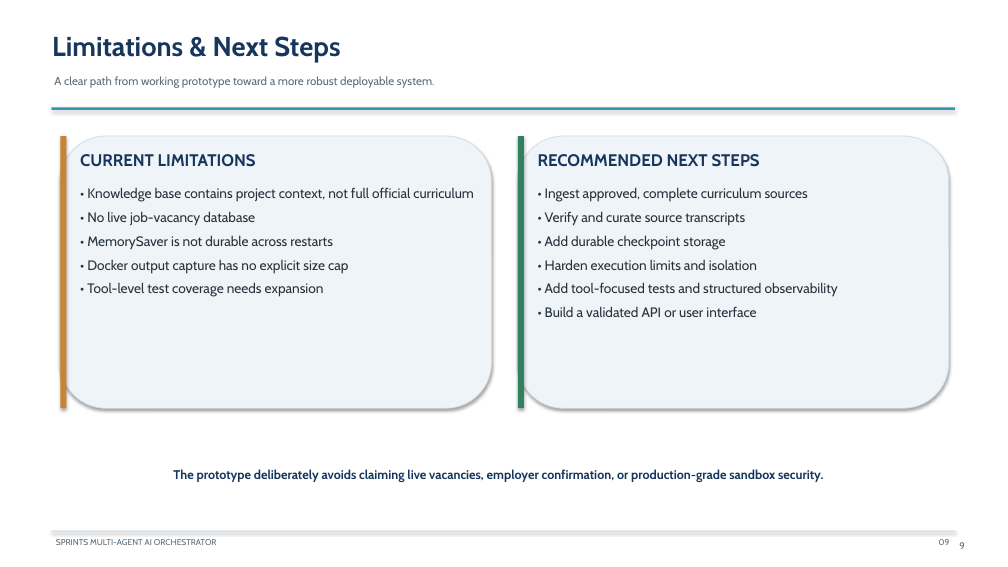
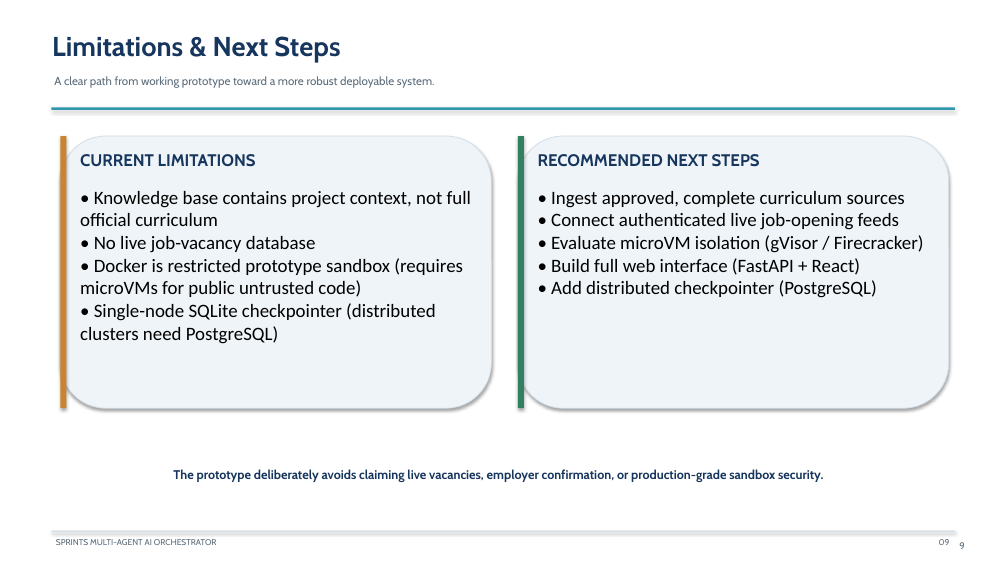
Before and after one commit to PhantomMW/sprints-ai-orchestrator, a slide deck: slide 9 of docs/SPRINTS_AI_ORCHESTRATOR_PRESENTATION.pptx. Drawn at 1008x567 pixels with LibreOffice and Linux fonts; fonts in the diff are those of the drawing. Boxes give left, top, right and bottom in pixels: in the first picture for what was removed or moved away, otherwise in the second. Text is boxed around its words. In the diff, an @@ line names an element or a change of style, - is before the commit and + after.

Commit message:
Release v1.1.0: Persistent SqliteSaver, Automated Test Runner, Safe Parameterized SQL, 47-test suite, and synchronized documentation

```diff
--- a/docs/SPRINTS_AI_ORCHESTRATOR_PRESENTATION.pptx
+++ b/docs/SPRINTS_AI_ORCHESTRATOR_PRESENTATION.pptx
@@ text at (x1=80, y1=191, x2=471, y2=253): size 13 to 18 pt, font Cabin to Calibri, text colour #25323D to #000000 in "• Knowledge base contains project context, not ...", "• No live job-vacancy database"; less space between paragraphs @@
@@ text at (x1=551, y1=191, x2=905, y2=208): size 13 to 18 pt, font Cabin to Calibri, text colour #25323D to #000000 in "• Ingest approved, complete curriculum sources"; less space between paragraphs @@
@@ text at (x1=551, y1=213, x2=924, y2=298): text changed; size 13 to 18 pt; font Cabin to Calibri; text colour #25323D to #000000 @@
-• Verify and curate source transcripts
-• Add durable checkpoint storage
-• Harden execution limits and isolation
-• Add tool-focused tests and structured observability
-• Build a validated API or user interface
+• Connect authenticated live job-opening feeds
+• Evaluate microVM isolation (gVisor / Firecracker)
+• Build full web interface (FastAPI + React)
+• Add distributed checkpointer (PostgreSQL)
@@ text at (x1=80, y1=258, x2=463, y2=344): text changed; size 13 to 18 pt; font Cabin to Calibri; text colour #25323D to #000000 @@
-• MemorySaver is not durable across restarts
-• Docker output capture has no explicit size cap
-• Tool-level test coverage needs expansion
+• Docker is restricted prototype sandbox (requires microVMs for public untrusted code)
+• Single-node SQLite checkpointer (distributed clusters need PostgreSQL)
```
Also in this commit, not shown: 3 other slides changed, 11 other files.
